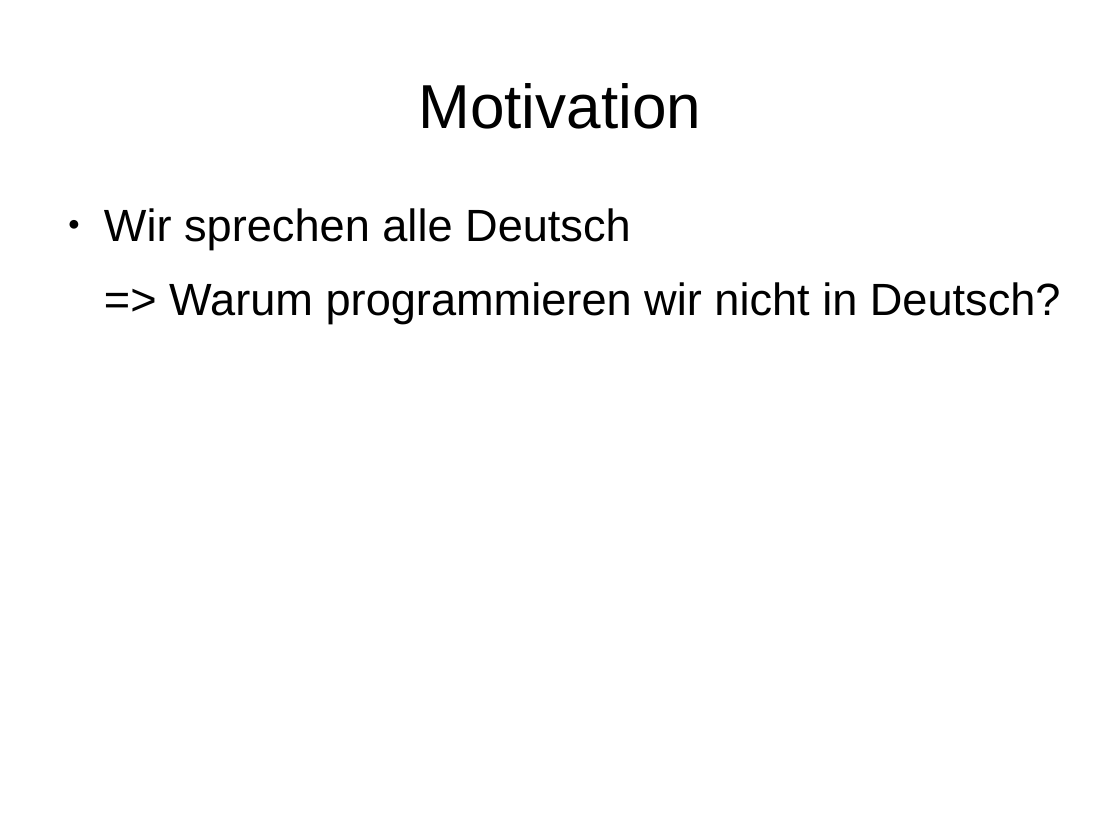
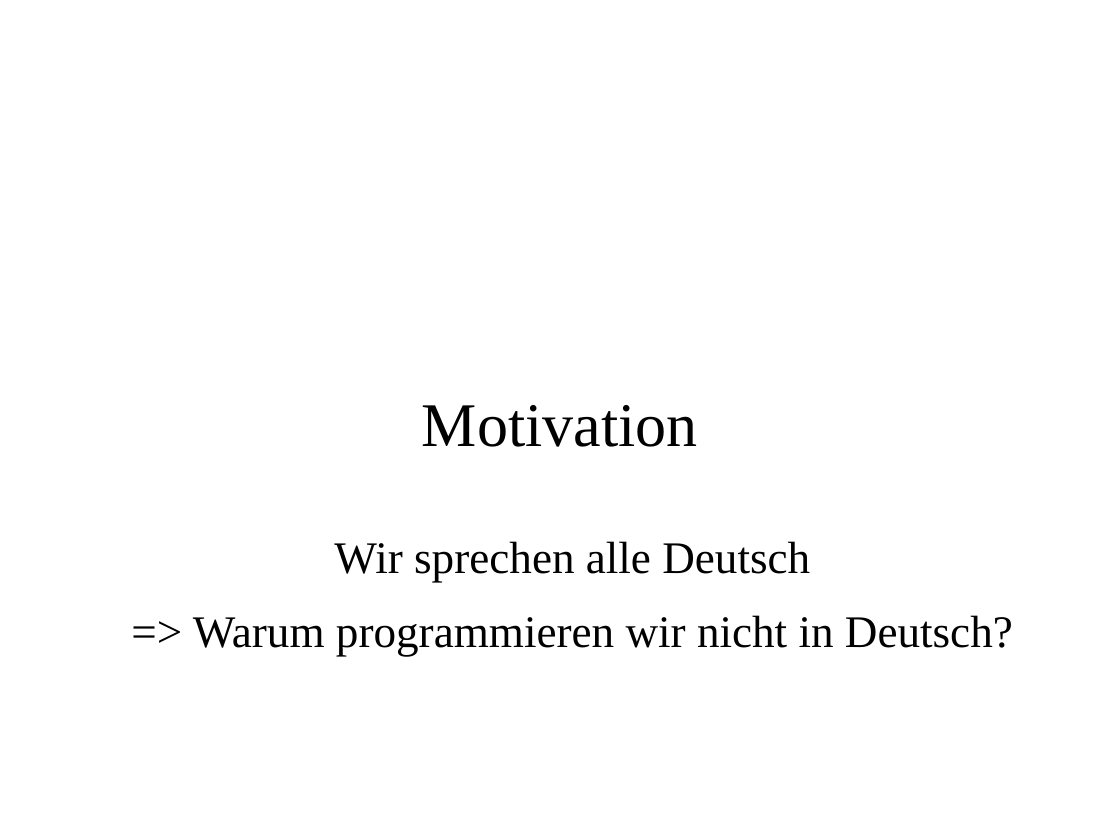
Before and after one commit to MasterInformatikHsBochum/Eine-deutsche-Praesentation, a slide deck: slide 3 of Präsentation.odp. Drawn at 1120x840 pixels with LibreOffice and Linux fonts; fonts in the diff are those of the drawing; background and template pictures are left out. Boxes give left, top, right and bottom in pixels: in the first picture for what was removed or moved away, otherwise in the second. Text is boxed around its words. In the diff, an @@ line names an element or a change of style, - is before the commit and + after.

Commit message:
Layout angepasst, Kapitelnamen angepasst, Lexikograph beschrieben

```diff
--- a/Präsentation.odp
+++ b/Präsentation.odp
@@ title "Motivation": place and size @@
-title "Motivation" at (418, 83, 701, 129)
+title "Motivation" at (422, 405, 698, 447)
@@ title "Motivation" at (422, 405, 698, 447): font Arial to Times New Roman @@
@@ text "Wir sprechen alle Deutsch": place and size @@
-text "Wir sprechen alle Deutsch" at (104, 208, 1061, 324)
+text "Wir sprechen alle Deutsch" at (193, 541, 1013, 656)
@@ text "Wir sprechen alle Deutsch" at (193, 541, 1013, 656): font Arial to Times New Roman; alignment left to centre; bullet ● to none @@
```
Also in this commit, not shown: 1 other slide changed, 7 slides added, 1 slide removed.
